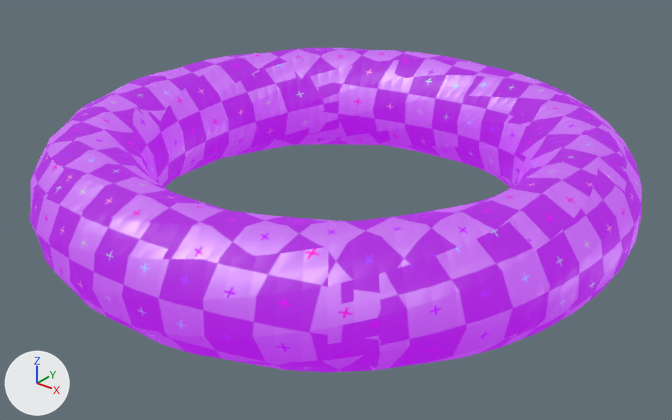
The FBX model editor/assets/models/fbx/TwistedTorus.fbx, before and after one commit.
Camera for both pictures: a camera (50 mm lens) standing at (2.27, -2.84, 1.58) and looking at (0.04, -0.05, -0.14). The axes (+X, +Y, +Z) are drawn at lower left. The lights are the same throughout.

Objects in the first picture: 'TwistedTorus'.
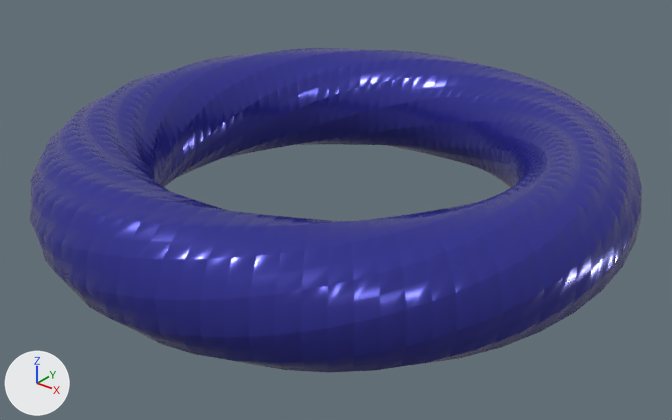
What the commit changed:
Material 'RandomPBRMaterial.041' (mat_randompbrmaterial_041) is new.
Its base color is (0.0383, 0.0388, 0.347) (blue #37379f).
Its metallic is 0.439.
Its roughness is 0.22.
me_twistedtorus has 2304 vertices, 2304 faces and spans x -1.25..1.25, y -1.25..1.25, z -0.25..0.25.
me_twistedtorus no longer uses material mat_randommaterial_018 (picture img_uv_debug_png).
me_twistedtorus now uses material mat_randompbrmaterial_041 (blue #37379f).

Where the change shows, as pixel boxes (x1, y1, x2, y2) in the pictures (672 x 420 px):
'TwistedTorus', recoloured (purple to blue): (30, 48, 642, 373) in both
